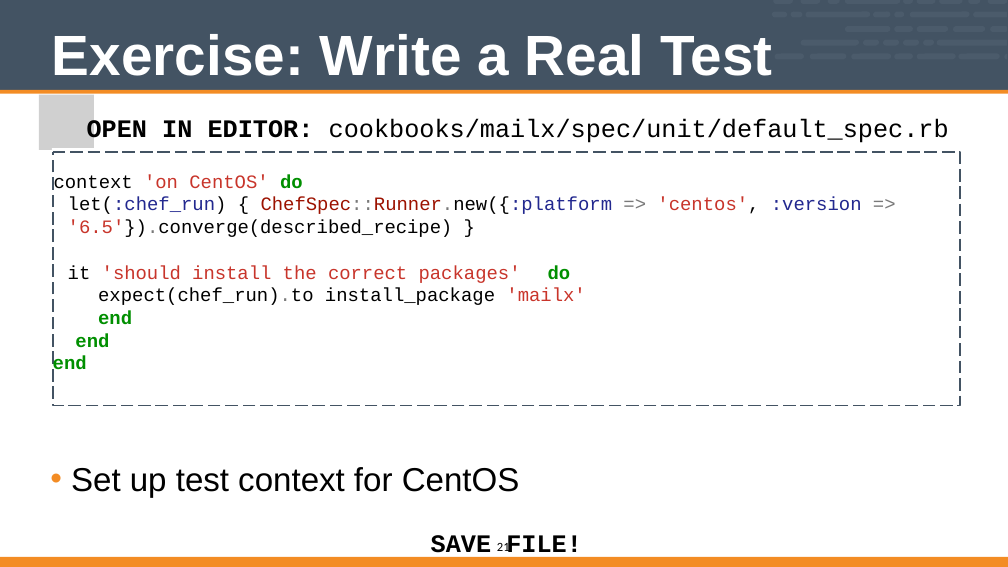
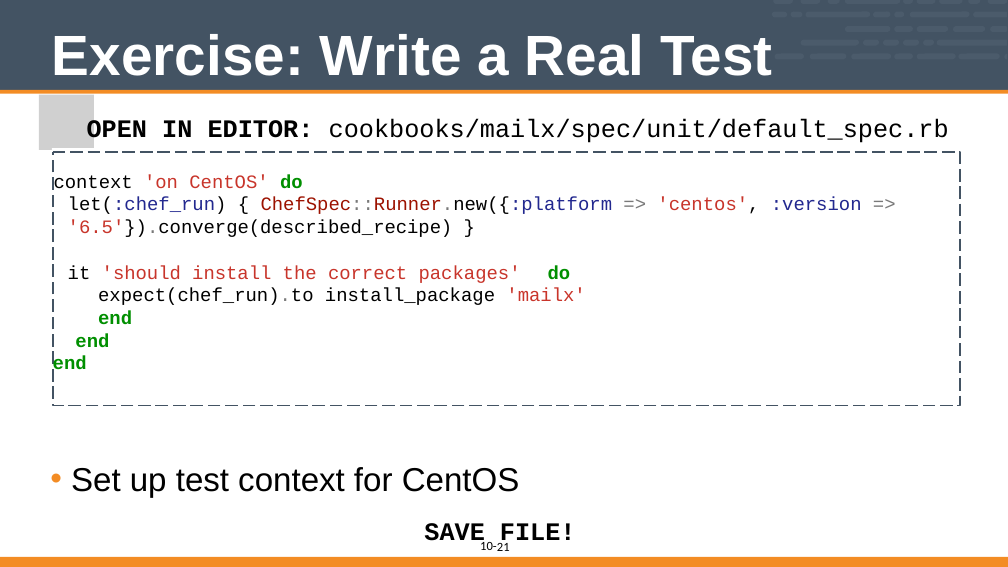
Before and after one commit to vinyar/chef-intermediate, a slide deck: slide 21 of Modules/10-introduction_to_chefspec.pptx. Drawn at 1008x567 pixels with LibreOffice and Linux fonts; fonts in the diff are those of the drawing; grey boxes stand for pictures. Boxes give left, top, right and bottom in pixels: in the first picture for what was removed or moved away, otherwise in the second. Text is boxed around its words. In the diff, an @@ line names an element or a change of style, - is before the commit and + after.

```diff
--- a/Modules/10-introduction_to_chefspec.pptx
+++ b/Modules/10-introduction_to_chefspec.pptx
@@ text "SAVE FILE!" moved from (x1=431, y1=535, x2=582, y2=560) to (x1=424, y1=523, x2=576, y2=548) @@
@@ text added at (x1=480, y1=542, x2=497, y2=550), 16 pt, text #000000 @@
+10-
```
Also in this commit, not shown: 25 other slides changed.
